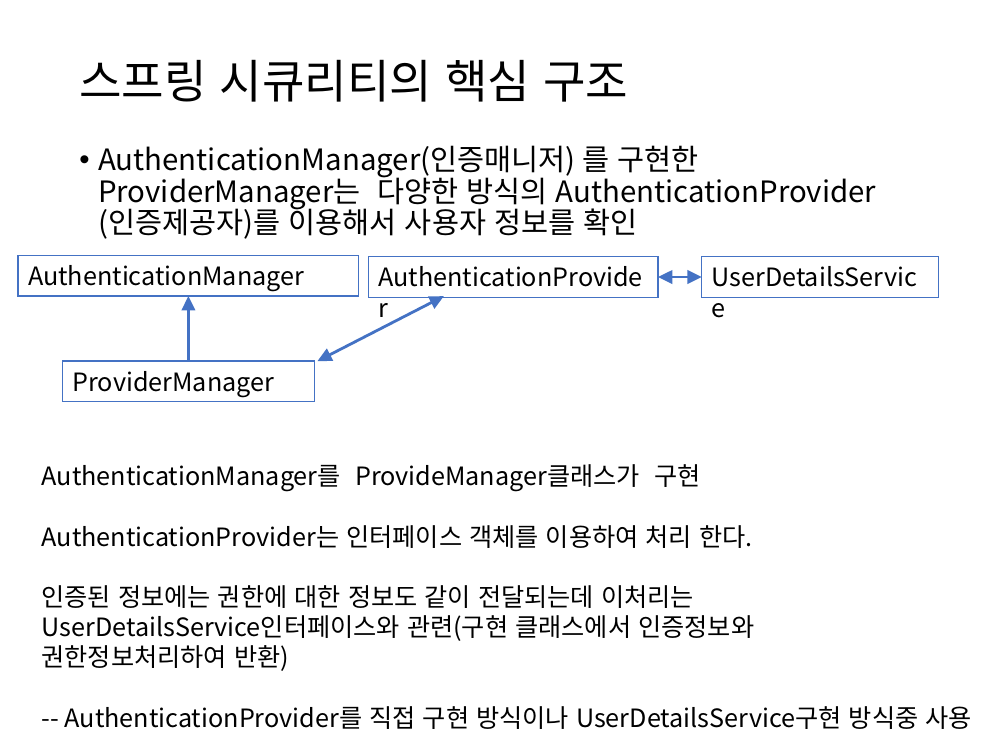
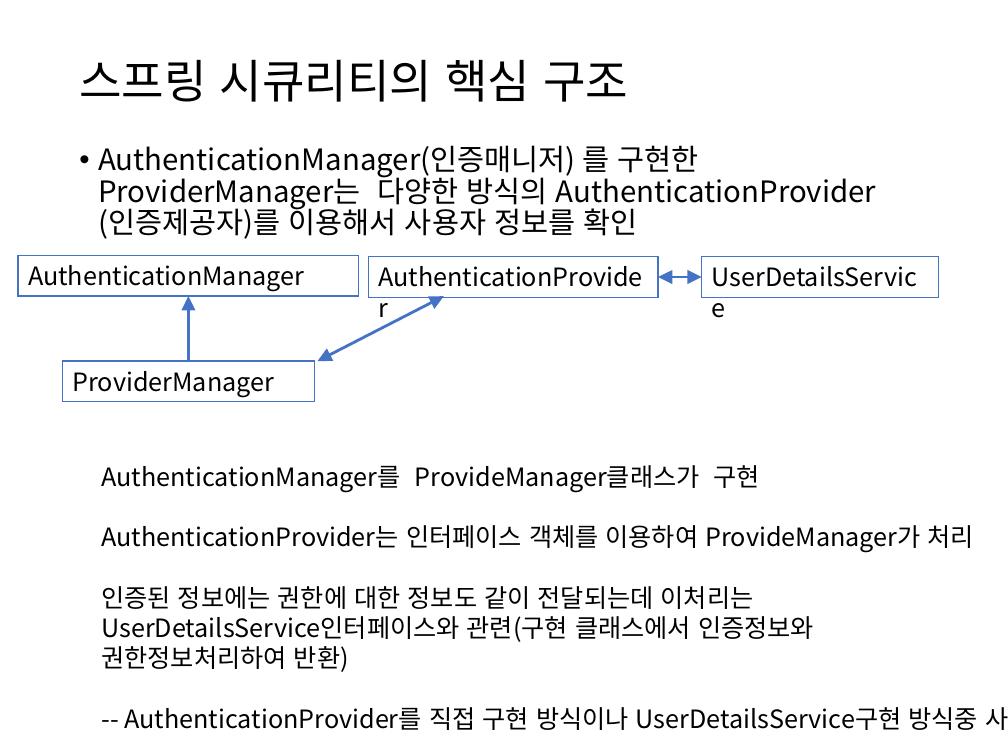
Before and after one commit to itrecipe/Web_Study_ez, a slide deck: slide 15 of spring - 학습자료/코드로 배우는 스프링 웹 프로젝트 (개정판) 학습자료/PART7.pptx. Drawn at 1008x756 pixels with LibreOffice and Linux fonts; fonts in the diff are those of the drawing. Boxes give left, top, right and bottom in pixels: in the first picture for what was removed or moved away, otherwise in the second. Text is boxed around its words. In the diff, an @@ line names an element or a change of style, - is before the commit and + after.

```diff
--- a/spring - 학습자료/코드로 배우는 스프링 웹 프로젝트 (개정판) 학습자료/PART7.pptx
+++ b/spring - 학습자료/코드로 배우는 스프링 웹 프로젝트 (개정판) 학습자료/PART7.pptx
@@ text "AuthenticationManager를 ProvideManager클래스가 구현": place and size @@
-text "AuthenticationManager를 ProvideManager클래스가 구현" at [42,464,971,729]
+text "AuthenticationManager를 ProvideManager클래스가 구현" at [101,465,1008,730]
@@ text at [101,525,974,553]: text changed @@
-AuthenticationProvider는 인터페이스 객체를 이용하여 처리 한다.
+AuthenticationProvider는 인터페이스 객체를 이용하여 ProvideManager가 처리
```
Also in this commit, not shown: 9 other slides changed, 3 slides added, 1 other file.
